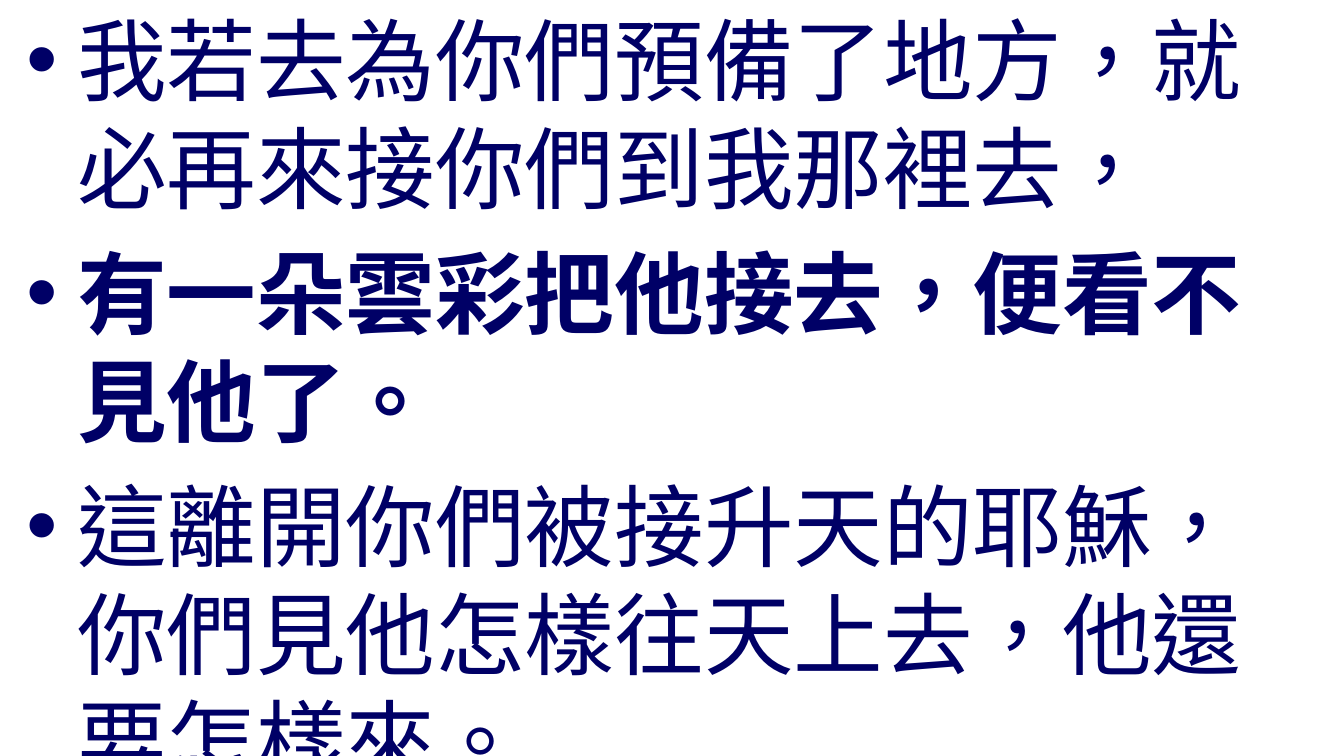
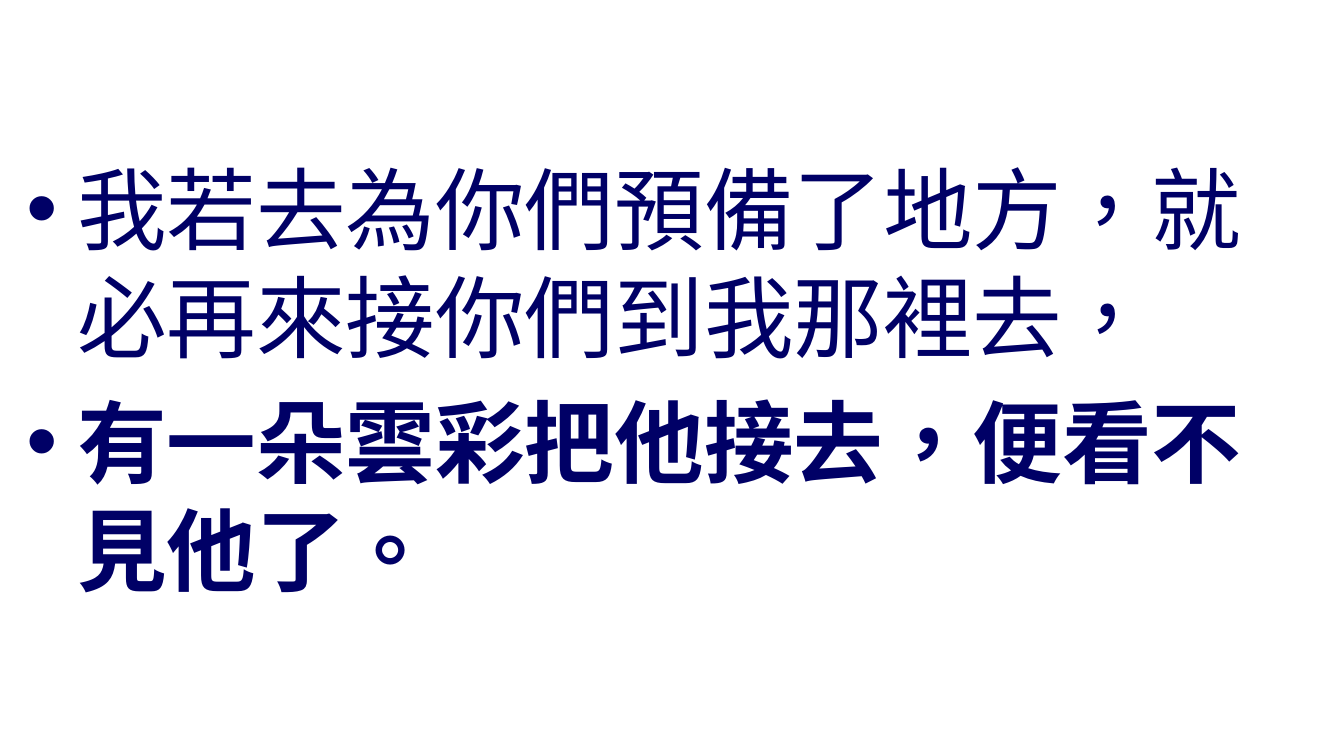
Before and after one commit to batisuoc/worship-resources, a slide deck: slide 3 of 8基督再來.pptx. Drawn at 1344x756 pixels with LibreOffice and Linux fonts; fonts in the diff are those of the drawing; background and template pictures are left out. Boxes give left, top, right and bottom in pixels: in the first picture for what was removed or moved away, otherwise in the second. Text is boxed around its words. In the diff, an @@ line names an element or a change of style, - is before the commit and + after.

```diff
--- a/8基督再來.pptx
+++ b/8基督再來.pptx
@@ text "我若去為你們預備了地方，就必再來接你們到我那裡去，" at [77,167,1241,593]: vertical alignment top to middle @@
@@ text at [77,483,1241,676]: paragraph removed @@
-• 這離開你們被接升天的耶穌，你們見他怎樣往天上去，他還要怎樣來。
```
Also in this commit, not shown: 5 other slides changed, 1 slide added, 1 other file.
